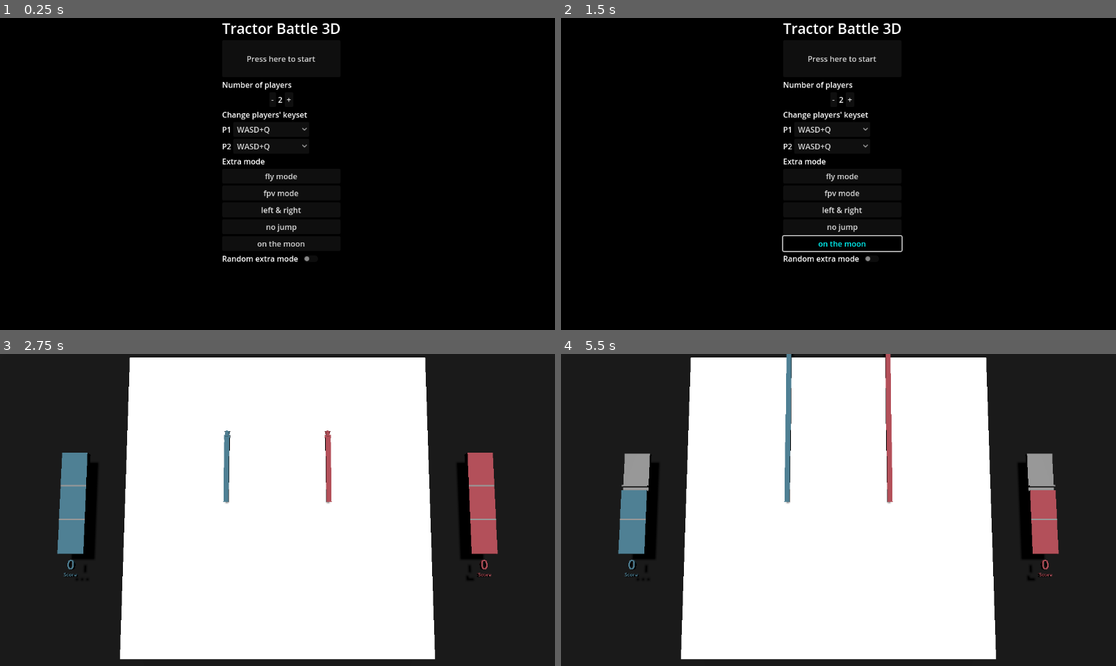
Above: before the commit, frames 1-4 (two rows, left to right).
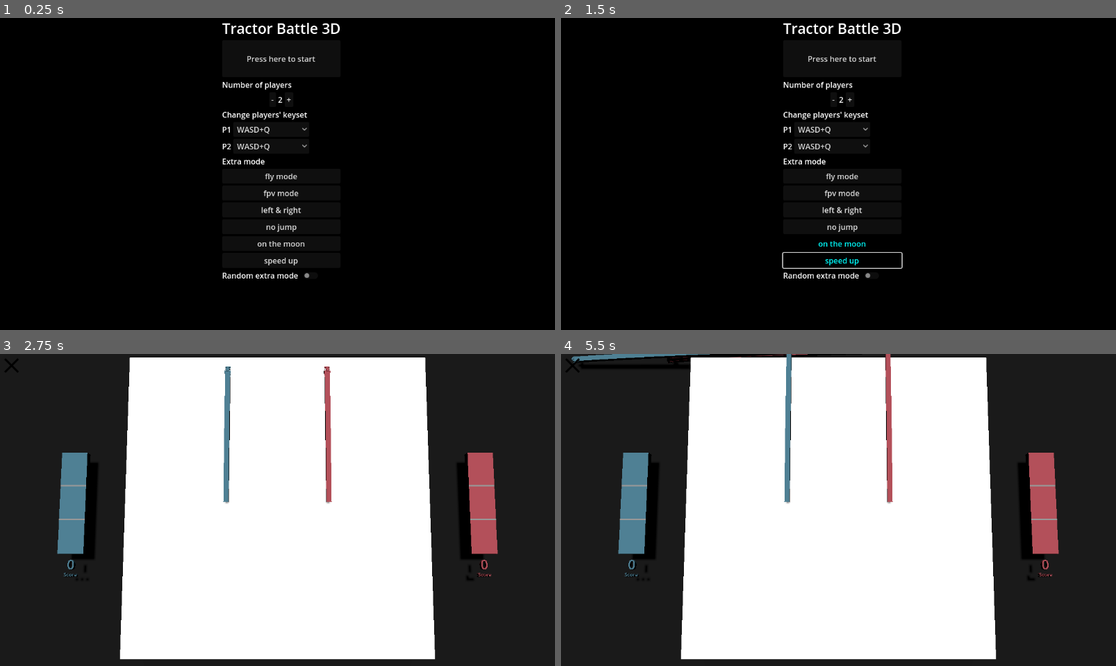
Above: after the commit, the same moments.

Repository: chenyu76/tractor-battle-3D
Game: Godot game, scene res://start.tscn
Two runs of this game, one before a commit and one after it. Both use one fixed random seed, a clock stepped at 60 frames per second and the inputs below.
Inputs (mouse positions are in pixels of both pictures, inside the frame that each line leads up to):
- Up to frame 1 (0.25 s): no input
- Up to frame 2 (1.5 s): click "on the moon" at 0.5 s; click (844, 261) at 1.25 s, where only the run after the commit has a clickable "speed up"
- Up to frame 3 (2.75 s): click "Press here to start" at 2 s
- Up to frame 4 (5.5 s): click (572, 366) at 2.77 s; click (844, 394) at 3.5 s, where only the run after the commit has a clickable "Press here to start"; hold Right (right1) 4.28-5.03 s; tap A (a) at 4.35 s; tap Space (jump1) at 4.52, 5.27 s; tap D (d) at 4.55, 5.1 s; hold Down (down1) from 5.03 s (still down); tap I (i) at 5.3 s

The runs differ from the first frame. In frame 1, 0.4% of the frame differs, in the area x 40-56%, y 76-84%; in frame 2, 0.8%; in frame 3, 0.5%; in frame 4, 2.1%, in the area x 0-90%, y 0-45%.

Commit message:
添加返回主界面按钮和加速模式

Diff:
--- /dev/null
+++ b/art/x.svg
@@ -0,0 +1,61 @@
+<?xml version="1.0" encoding="UTF-8" standalone="no"?>
+<!-- Created with Inkscape (http://www.inkscape.org/) -->
+
+<svg
+   width="48"
+   height="48"
+   viewBox="0 0 12.7 12.7"
+   version="1.1"
+   id="svg1"
+   inkscape:version="1.3.2 (091e20ef0f, 2023-11-25, custom)"
+   sodipodi:docname="icon.svg"
+   xmlns:inkscape="http://www.inkscape.org/namespaces/inkscape"
+   xmlns:sodipodi="http://sodipodi.sourceforge.net/DTD/sodipodi-0.dtd"
+   xmlns="http://www.w3.org/2000/svg"
+   xmlns:svg="http://www.w3.org/2000/svg">
+  <sodipodi:namedview
+     id="namedview1"
+     pagecolor="#ffffff"
+     bordercolor="#000000"
+     borderopacity="0.25"
+     inkscape:showpageshadow="2"
+     inkscape:pageopacity="0.0"
+     inkscape:pagecheckerboard="0"
+     inkscape:deskcolor="#d1d1d1"
+     inkscape:document-units="mm"
+     inkscape:zoom="6.8867551"
+     inkscape:cx="24.539859"
+     inkscape:cy="40.875564"
+     inkscape:window-width="1920"
+     inkscape:window-height="1124"
+     inkscape:window-x="0"
+     inkscape:window-y="0"
+     inkscape:window-maximized="1"
+     inkscape:current-layer="layer1" />
+  <defs
+     id="defs1" />
+  <g
+     inkscape:label="图层 1"
+     inkscape:groupmode="layer"
+     id="layer1">
+    <g
+       id="g2"
+       transform="rotate(45,6.35,6.3499999)">
+      <rect
+         style="fill:#000000;stroke-width:0.499999;stroke-linecap:round;stroke-linejoin:round"
+         id="rect1"
+         width="10.305339"
+         height="1.0706339"
+         x="1.1973306"
+         y="5.814683" />
+      <rect
+         style="fill:#000000;stroke-width:0.499999;stroke-linecap:round;stroke-linejoin:round"
+         id="rect1-5"
+         width="10.305339"
+         height="1.0706339"
+         x="-11.502669"
+         y="5.814683"
+         transform="rotate(-90)" />
+    </g>
+  </g>
+</svg>
--- /dev/null
+++ b/art/x_hover.svg
@@ -0,0 +1,62 @@
+<?xml version="1.0" encoding="UTF-8" standalone="no"?>
+<!-- Created with Inkscape (http://www.inkscape.org/) -->
+
+<svg
+   width="48"
+   height="48"
+   viewBox="0 0 12.7 12.7"
+   version="1.1"
+   id="svg1"
+   inkscape:version="1.3.2 (091e20ef0f, 2023-11-25, custom)"
+   sodipodi:docname="x_hover.svg"
+   xmlns:inkscape="http://www.inkscape.org/namespaces/inkscape"
+   xmlns:sodipodi="http://sodipodi.sourceforge.net/DTD/sodipodi-0.dtd"
+   xmlns="http://www.w3.org/2000/svg"
+   xmlns:svg="http://www.w3.org/2000/svg">
+  <sodipodi:namedview
+     id="namedview1"
+     pagecolor="#ffffff"
+     bordercolor="#000000"
+     borderopacity="0.25"
+     inkscape:showpageshadow="2"
+     inkscape:pageopacity="0.0"
+     inkscape:pagecheckerboard="0"
+     inkscape:deskcolor="#d1d1d1"
+     inkscape:document-units="mm"
+     inkscape:zoom="6.8867551"
+     inkscape:cx="24.539859"
+     inkscape:cy="40.875564"
+     inkscape:window-width="1920"
+     inkscape:window-height="1124"
+     inkscape:window-x="0"
+     inkscape:window-y="0"
+     inkscape:window-maximized="1"
+     inkscape:current-layer="layer1" />
+  <defs
+     id="defs1" />
+  <g
+     inkscape:label="图层 1"
+     inkscape:groupmode="layer"
+     id="layer1">
+    <g
+       id="g2"
+       transform="rotate(45,6.35,6.3499999)"
+       style="fill:#de8787">
+      <rect
+         style="fill:#de8787;stroke-width:0.499999;stroke-linecap:round;stroke-linejoin:round"
+         id="rect1"
+         width="10.305339"
+         height="1.0706339"
+         x="1.1973306"
+         y="5.814683" />
+      <rect
+         style="fill:#de8787;stroke-width:0.499999;stroke-linecap:round;stroke-linejoin:round"
+         id="rect1-5"
+         width="10.305339"
+         height="1.0706339"
+         x="-11.502669"
+         y="5.814683"
+         transform="rotate(-90)" />
+    </g>
+  </g>
+</svg>
--- a/camera_set.gd
+++ b/camera_set.gd
@@ -33,6 +33,8 @@
 	bind_camera()
 	rechange_view()
 	_on_window_size_changed()
+	# 让关闭按钮置顶
+	move_child($EscButton, -1)
 
 func rechange_view():
 	# 检查是否需要第一人称视角
@@ -52,7 +54,7 @@
 # 把相机连接到矩形
 func bind_camera():
 	if fpv_mode:
-		for i in range(player_num):
+		for i in range(len(players_cam)):
 			players_cam[i].texture = $MainWithScore.Main.snakes[i].get_node("SubViewport").get_texture()
 	# 修改材质为相机画面
 	$MainWindow.texture = $MainWithScore.Main.get_node("SubViewport").get_texture()
@@ -81,3 +83,7 @@
 
 		# 调整相机分辨率
 		$MainWithScore.Main.get_node("SubViewport").set_size(new_window_size)
+
+
+func _on_esc_button_button_down() -> void:
+	get_tree().change_scene_to_file("res://start.tscn")
--- a/camera_set.tscn
+++ b/camera_set.tscn
@@ -1,7 +1,16 @@
-[gd_scene load_steps=3 format=3 uid="uid://b1qqdy5ewrrht"]
+[gd_scene load_steps=7 format=3 uid="uid://b1qqdy5ewrrht"]
 
 [ext_resource type="Script" path="res://camera_set.gd" id="1_1jf2k"]
 [ext_resource type="PackedScene" uid="uid://behxnjt2rsrub" path="res://MainWithScore.tscn" id="2_t6gla"]
+[ext_resource type="Texture2D" uid="uid://dgb4fvygxorn6" path="res://art/x.svg" id="3_aokg8"]
+[ext_resource type="Texture2D" uid="uid://cj5rurjr80cxh" path="res://art/x_hover.svg" id="4_k1xyr"]
+
+[sub_resource type="InputEventKey" id="InputEventKey_huwfn"]
+device = -1
+keycode = 4194305
+
+[sub_resource type="Shortcut" id="Shortcut_2n4mx"]
+events = [SubResource("InputEventKey_huwfn")]
 
 [node name="CameraSet" type="Node2D"]
 script = ExtResource("1_1jf2k")
@@ -9,3 +18,12 @@
 [node name="MainWithScore" parent="." instance=ExtResource("2_t6gla")]
 
 [node name="MainWindow" type="TextureRect" parent="."]
+
+[node name="EscButton" type="TextureButton" parent="."]
+offset_right = 48.0
+offset_bottom = 48.0
+shortcut = SubResource("Shortcut_2n4mx")
+texture_normal = ExtResource("3_aokg8")
+texture_hover = ExtResource("4_k1xyr")
+
+[connection signal="button_down" from="EscButton" to="." method="_on_esc_button_button_down"]
--- a/config.gd
+++ b/config.gd
@@ -25,7 +25,8 @@
 	"fpv mode": "fpv",
 	"left & right": "lnr",
 	"no jump": "noj",
-	"on the moon": "otm"
+	"on the moon": "otm",
+	"speed up": "spd"
 }
 # 可用的键位配置
 const avail_keyset = {
--- a/snake_head.gd
+++ b/snake_head.gd
@@ -118,13 +118,16 @@
 	if 'fly' in extra_mode:
 		fly_mode = true
 		fall_acceleration = 0
-		velocity = Vector3(0, 0, speed)
+		velocity = Vector3(0, 0, -speed)
 	else:
 		fall_acceleration = default_fall_acceleration
 	if 'lnr' in extra_mode:
 		lnr_mode = true
 	if 'noj' in extra_mode:
 		no_jump = true
+	if 'spd' in extra_mode:
+		speed = 40
+
 func _physics_process(delta):
 	if position.y <= -10:
 		die()
@@ -288,7 +291,7 @@
 
 func fly_mode_process(delta):
 	# 离远了会掉血
-	power -= max(position.x + position.y + position.z - 80, 0) * delta
+	power -= max(abs(position.x) + abs(position.y) + abs(position.z) - 80, 0) * delta
 	var direction = velocity
 	# 0 1 2 3
 	# 上下左右
Not shown, added: art/x.svg.import
Not shown, added: art/x_hover.svg.import
Not shown, changed: TODOList.md
